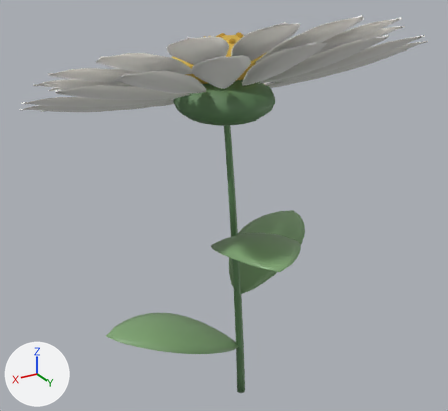
One commit to the glTF model www/models/flowers/daisy-rare-v2.glb: the scene before it, then after it.
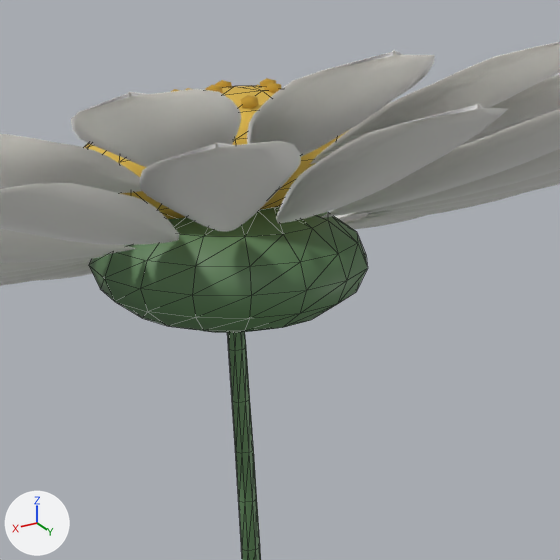
Each version is shown whole from a camera (50 mm lens) standing at (1.123, 1.734, 1.719) and looking at (0.054, -0.047, 0.828), then close up on the part from 31% to 77% of the width and 1% to 51% of the height. The axes (+X, +Y, +Z) are drawn at lower left. The lights are the same throughout. The last two pictures show the newer version. The close-ups show mesh edges as thin lines. Vertices at exactly the same position are counted once.

The older version as bpy lines, for what is in view:
```python
me_daisy_rare_v2_center = bpy.data.meshes.new('daisy-rare-v2-center')
me_daisy_rare_v2_center.from_pydata(...)  # 144 vertices, 256 faces; spans x -0.108..0.252, y -0.216..0.126, z 1.252..1.439
me_daisy_rare_v2_center.materials.append(mat_daisy_center_002)
me_daisy_rare_v2_petal = bpy.data.meshes.new('daisy-rare-v2-petal')
me_daisy_rare_v2_petal.from_pydata(...)  # 6188 vertices, 12240 faces; spans x -0.584..0.727, y -0.642..0.586, z 1.09..1.541
me_daisy_rare_v2_petal.materials.append(mat_daisy_petal_002)
me_daisy_rare_v2_stem = bpy.data.meshes.new('daisy-rare-v2-stem')
me_daisy_rare_v2_stem.from_pydata(...)  # 314 vertices, 576 faces; spans x -0.1..0.243, y -0.186..0.156, z -0.001..1.307
me_daisy_rare_v2_stem.materials.append(mat_daisy_stem_002)
ob_daisy_rare_v2_center = bpy.data.objects.new('daisy-rare-v2-center', me_daisy_rare_v2_center)
ob_daisy_rare_v2_center.location = (0.0, 0.0, 0.0)
ob_daisy_rare_v2_petal = bpy.data.objects.new('daisy-rare-v2-petal', me_daisy_rare_v2_petal)
ob_daisy_rare_v2_petal.location = (0.0, 0.0, 0.0)
ob_daisy_rare_v2_stem = bpy.data.objects.new('daisy-rare-v2-stem', me_daisy_rare_v2_stem)
ob_daisy_rare_v2_stem.location = (0.0, 0.0, 0.0)
```
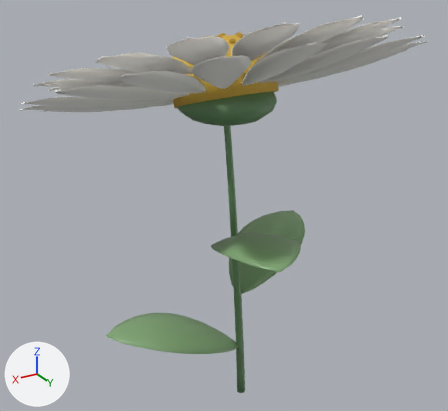
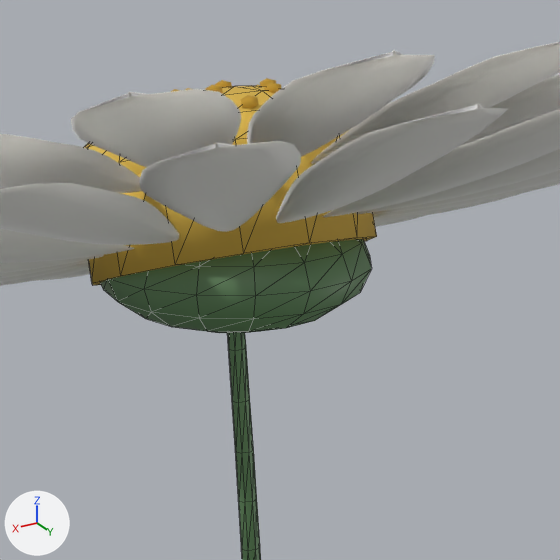
The edits, one by one:
me_daisy_rare_v2_stem is used by ob_daisy_rare_v2_stem; location (0.0, 0.0, 0.0).
me_daisy_rare_v2_stem had 314 vertices, 576 faces and spanned x -0.1..0.243, y -0.186..0.156, z -0.001..1.307.
me_daisy_rare_v2_stem now has 350 vertices, 630 faces and spans x -0.1..0.243, y -0.178..0.164, z -0.001..1.308.
Part 1, on me_daisy_rare_v2_stem:
42 vertices are removed from x 0.005..0.193, y -0.161..0.051, z 1.15..1.307.
102 faces are deleted.
102 vertices move from x -0.1..0.243, y -0.186..0.156, z 1.15..1.284 to x -0.1..0.243, y -0.178..0.164, z 1.174..1.308.
42 vertices are added at x 0.005..0.193, y -0.073..0.151, z 1.151..1.308.
102 new faces join them.
me_daisy_rare_v2_stem part 2: 154 kept faces spanning x -0.1..0.243, y -0.178..0.164, z 1.174..1.308 get new vertex colours; the middle colour goes from green #678e62 to green #61865c.
Other edits to the shape of me_daisy_rare_v2_stem do not show in these pictures.
me_daisy_rare_v2_center is used by ob_daisy_rare_v2_center; location (0.0, 0.0, 0.0).
me_daisy_rare_v2_center had 144 vertices, 256 faces and spanned x -0.108..0.252, y -0.216..0.126, z 1.252..1.439.
me_daisy_rare_v2_center now has 200 vertices, 340 faces and spans x -0.108..0.252, y -0.216..0.162, z 1.173..1.439.
me_daisy_rare_v2_center part 3: a new loose piece of 56 vertices spanning x -0.101..0.244, y -0.21..0.162, z 1.173..1.4, in mat_daisy_center_002.

Boxes (x1, y1, x2, y2) around the edits, measured in the close-ups (560 x 560 px; the box of a moved part takes in the faces that stretch with it):
'daisy-rare-v2-stem', reshaped: before (89, 207, 367, 560); after (101, 239, 371, 560)
'daisy-rare-v2-center', reshaped (mostly hidden before): before (84, 86, 352, 219); after (84, 86, 377, 285)
part 1 of me_daisy_rare_v2_stem, moved or reshaped: before (104, 207, 328, 326); after (108, 242, 351, 333)
part 2 of me_daisy_rare_v2_stem, recoloured: before (89, 212, 367, 333); after (101, 239, 371, 304)
part 3 of me_daisy_rare_v2_center, added: after (89, 145, 377, 285)
